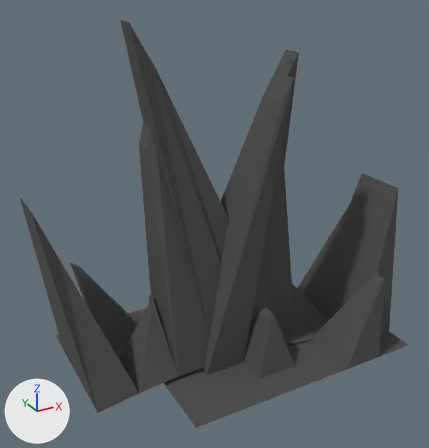
The Blender file PiratesAndParabolas/Assets/Ships+/Mnt.blend, before and after one commit.
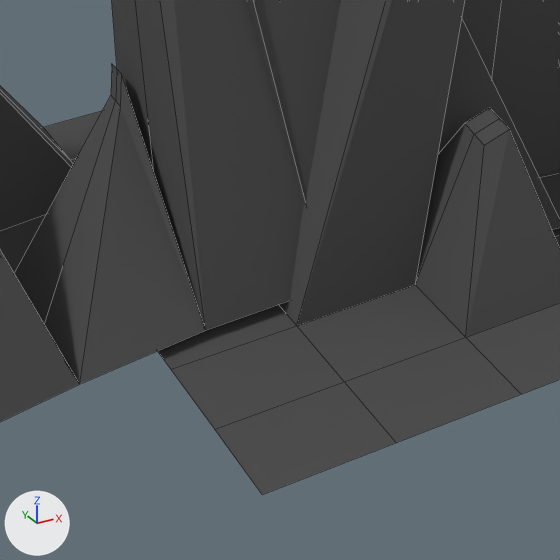
Old and new are each drawn whole from a 50 mm camera at (-29.6, -42.0, 35.7) aimed at (-5.1, 2.5, 13.5) and again close up on the part from 27% to 67% of the width and 61% to 100% of the height. The axes (+X, +Y, +Z) are drawn at lower left. The lights are the same throughout. The close-ups show mesh edges as thin lines.

The scene before the commit, as lines of its bpy script (objects in view):
```python
me_plane = bpy.data.meshes.new('Plane')
me_plane.from_pydata(...)  # 172 vertices, 148 faces; spans x -17.3..17.3, y -11.2..8.3, z -7.8..23.2
me_plane.materials.append(mat_rocks)  # dark grey #4c4c4c
ob_plane = bpy.data.objects.new('Plane', me_plane)
ob_plane.location = (-3.35, 4.04, 7.85)
```
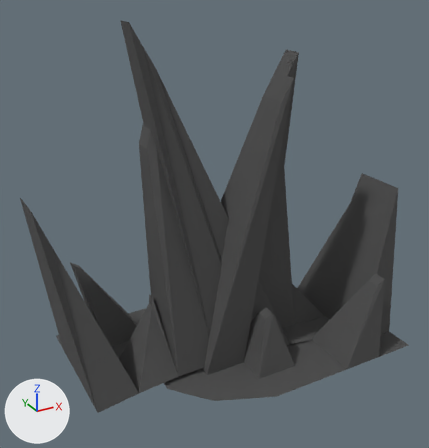
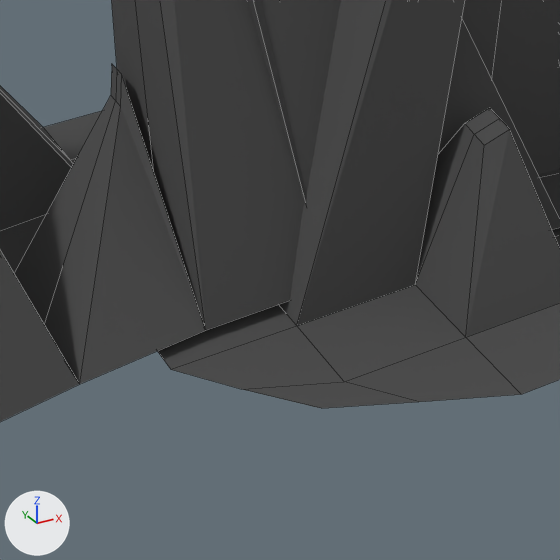
Changed parts and their boxes [x1, y1, x2, y2] in the close-ups (560 x 560 px; the box of a moved part takes in the faces that stretch with it):
'Plane', reshaped: before [0, 0, 560, 494]; after [0, 0, 560, 422]
part 1 of me_plane, moved or reshaped: before [171, 326, 521, 494]; after [171, 326, 520, 408]

Patch to the scene script:
```diff
--- a/PiratesAndParabolas/Assets/Ships+/Mnt.blend.py
+++ b/PiratesAndParabolas/Assets/Ships+/Mnt.blend.py
@@ me_plane @@
 me_plane.from_pydata(...)  # 172 vertices, 148 faces; spans x -17.3..17.3, y -11.2..8.3, z -7.8..23.2
 # used by ob_plane; location = (-3.35, 4.04, 7.85)
-me_plane.vertices[0].co = (-8.9, -11.2, -7.8)  # pixel (262, 494)
-me_plane.vertices[4].co = (-4.8, -11.2, -7.8)  # pixel (396, 442)
-me_plane.vertices[17].co = (-8.9, -8.3, -7.8)  # pixel (214, 429)
+# me_plane part 1
+me_plane.vertices[0].co = (-5.9, -9.0, -7.8)  # pixel (321, 408)
+me_plane.vertices[4].co = (-3.4, -10.0, -7.8)  # pixel (418, 401)
+me_plane.vertices[17].co = (-7.5, -7.2, -7.8)  # pixel (241, 389)
 me_plane.materials.append(mat_rocks)
```
